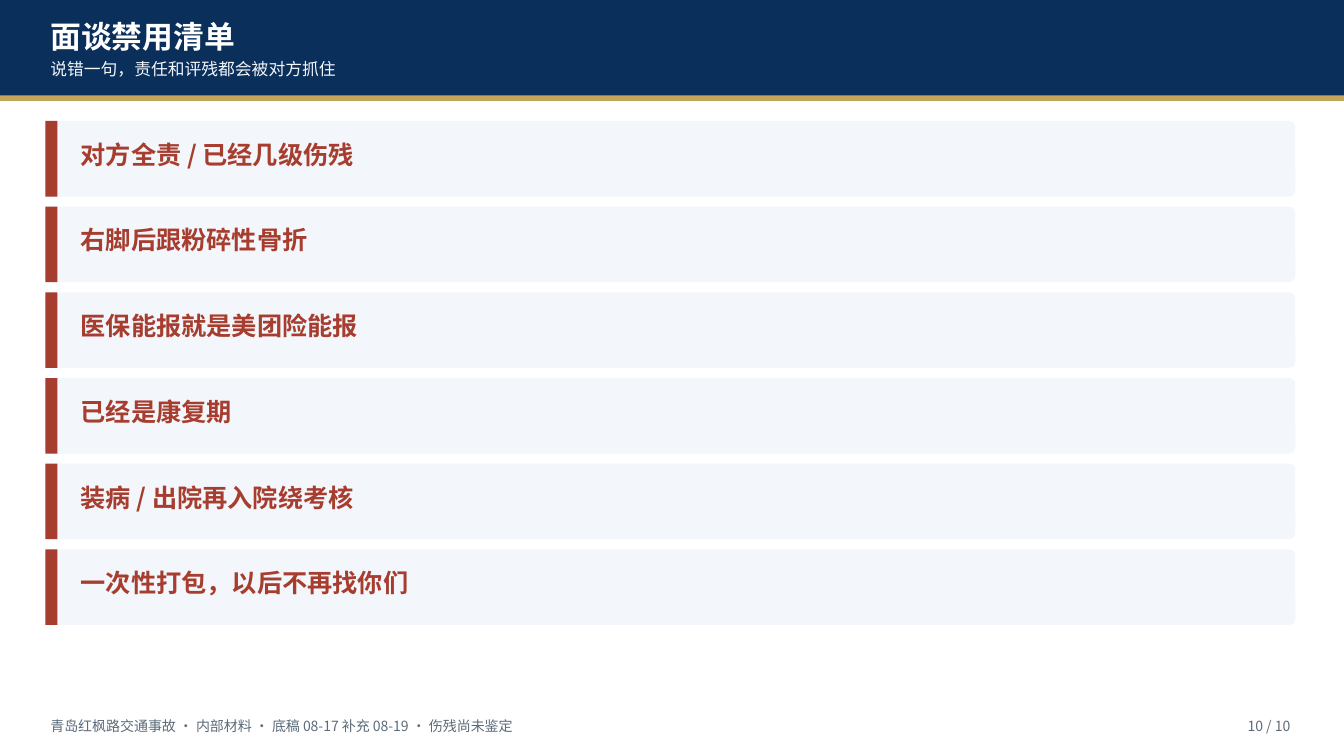
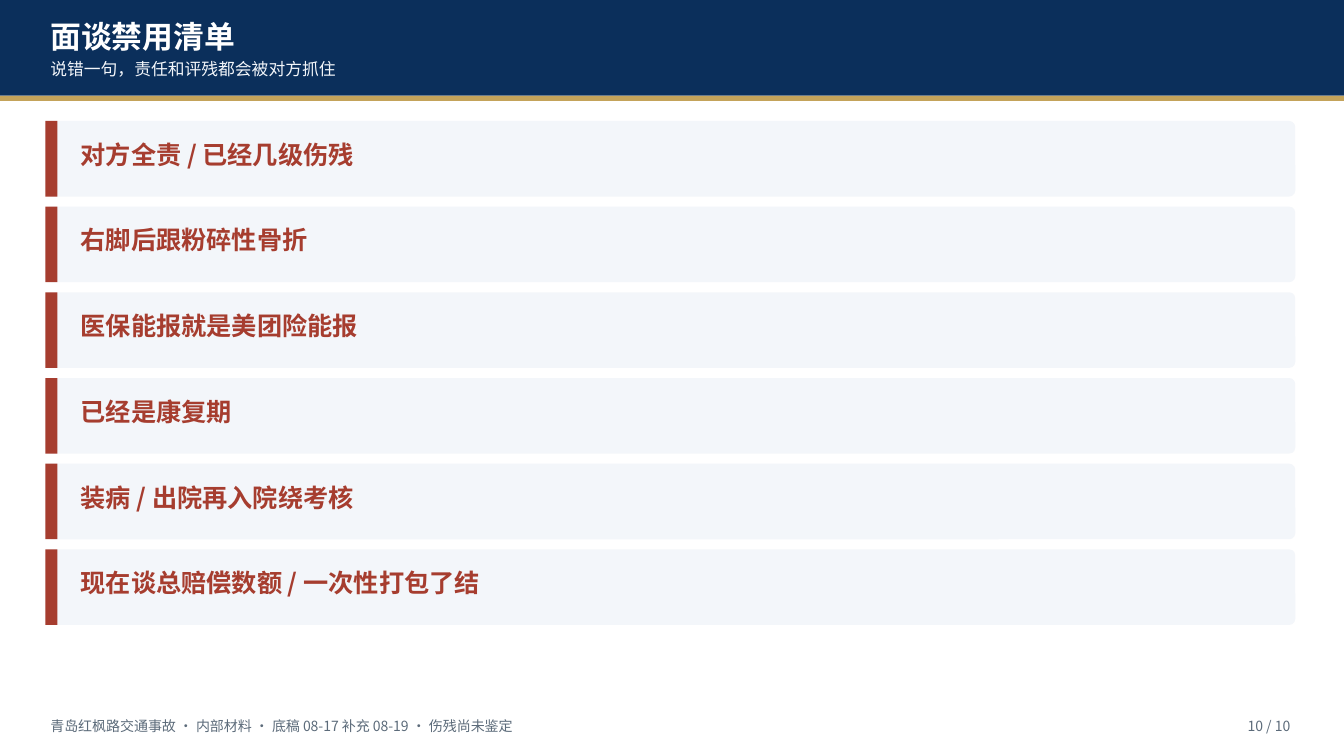
Before and after one commit to hujigang2010-maker/AIDEN, a slide deck: slide 10 of deliverables/青岛红枫路交通事故_伤情与伤残简报_20260817.pptx. Drawn at 1344x756 pixels with LibreOffice and Linux fonts; fonts in the diff are those of the drawing. Boxes give left, top, right and bottom in pixels: in the first picture for what was removed or moved away, otherwise in the second. Text is boxed around its words. In the diff, an @@ line names an element or a change of style, - is before the commit and + after.

```diff
--- a/deliverables/青岛红枫路交通事故_伤情与伤残简报_20260817.pptx
+++ b/deliverables/青岛红枫路交通事故_伤情与伤残简报_20260817.pptx
@@ text at box(81, 570, 479, 595): text changed @@
-一次性打包，以后不再找你们
+现在谈总赔偿数额 / 一次性打包了结
```
Also in this commit, not shown: 1 other slide changed, 20 other files.
